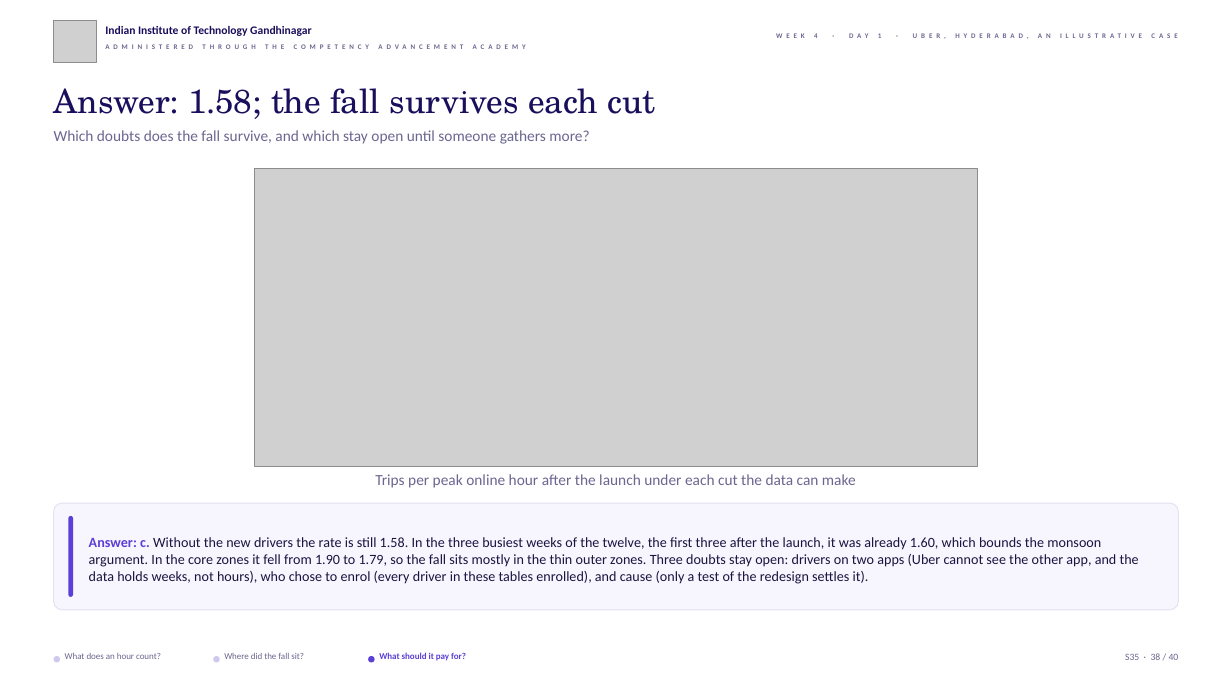
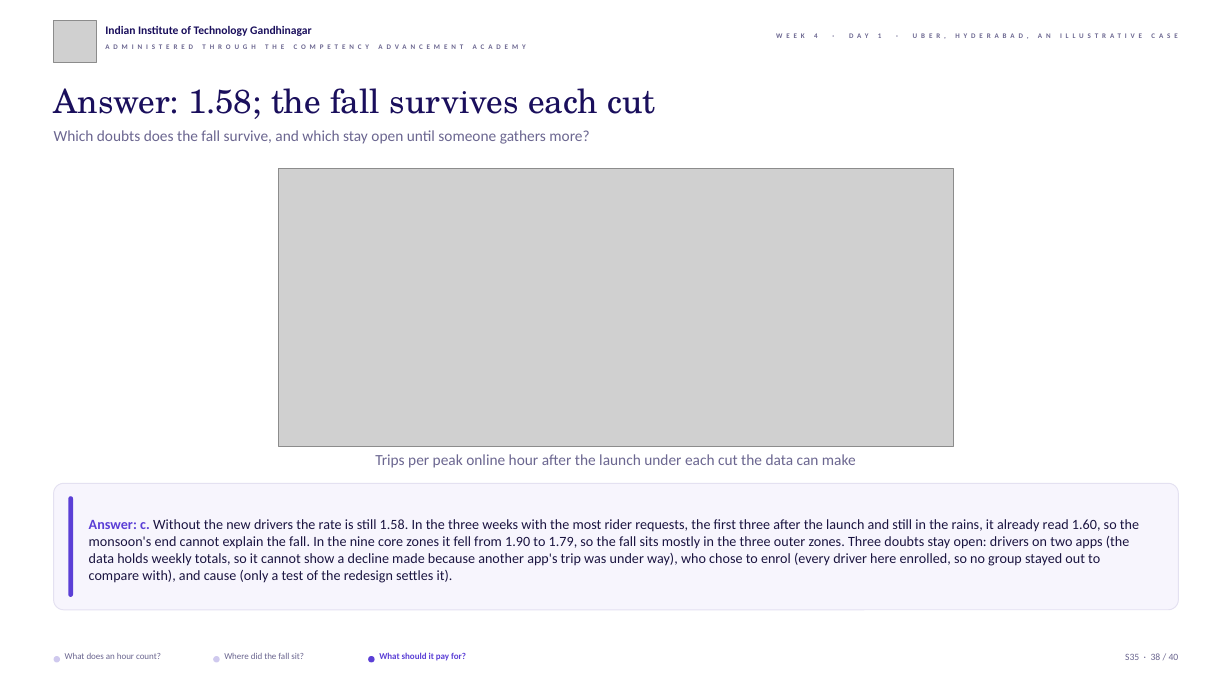
Before and after one commit to fde-academy-lab/c2-content-factory, a slide deck: slide 38 of content/W04/D1/slides/C2_W04_D01_half1_STUDENT.pptx. Drawn at 1232x693 pixels with LibreOffice and Linux fonts; fonts in the diff are those of the drawing; grey boxes stand for pictures; background and template pictures are left out. Boxes give left, top, right and bottom in pixels: in the first picture for what was removed or moved away, otherwise in the second. Text is boxed around its words. In the diff, an @@ line names an element or a change of style, - is before the commit and + after.

```diff
--- a/content/W04/D1/slides/C2_W04_D01_half1_STUDENT.pptx
+++ b/content/W04/D1/slides/C2_W04_D01_half1_STUDENT.pptx
@@ picture: place and size @@
-picture at [255, 168, 977, 467]
+picture at [279, 168, 954, 446]
@@ text "Trips per peak online hour ...": place and size @@
-text "Trips per peak online hour ..." at [375, 474, 856, 488]
+text "Trips per peak online hour ..." at [375, 454, 856, 468]
@@ rounded rectangle: place and size @@
-rounded rectangle at [54, 503, 1178, 610]
+rounded rectangle at [54, 483, 1178, 610]
@@ rounded rectangle: place and size @@
-rounded rectangle at [68, 516, 73, 597]
+rounded rectangle at [68, 496, 73, 597]
@@ text at [89, 519, 1139, 583]: text changed @@
-Answer: c. Without the new drivers the rate is still 1.58. In the three busiest weeks of the twelve, the first three after the launch, it was already 1.60, which bounds the monsoon argument. In the core zones it fell from 1.90 to 1.79, so the fall sits mostly in the thin outer zones. Three doubts stay open: drivers on two apps (Uber cannot see the other app, and the data holds weeks, not hours), who chose to enrol (every driver in these tables enrolled), and cause (only a test of the redesign settles it).
+Answer: c. Without the new drivers the rate is still 1.58. In the three weeks with the most rider requests, the first three after the launch and still in the rains, it already read 1.60, so the monsoon's end cannot explain the fall. In the nine core zones it fell from 1.90 to 1.79, so the fall sits mostly in the three outer zones. Three doubts stay open: drivers on two apps (the data holds weekly totals, so it cannot show a decline made because another app's trip was under way), who chose to enrol (every driver here enrolled, so no group stayed out to compare with), and cause (only a test of the redesign settles it).
```
Also in this commit, not shown: 25 other slides changed, 8 other files.
